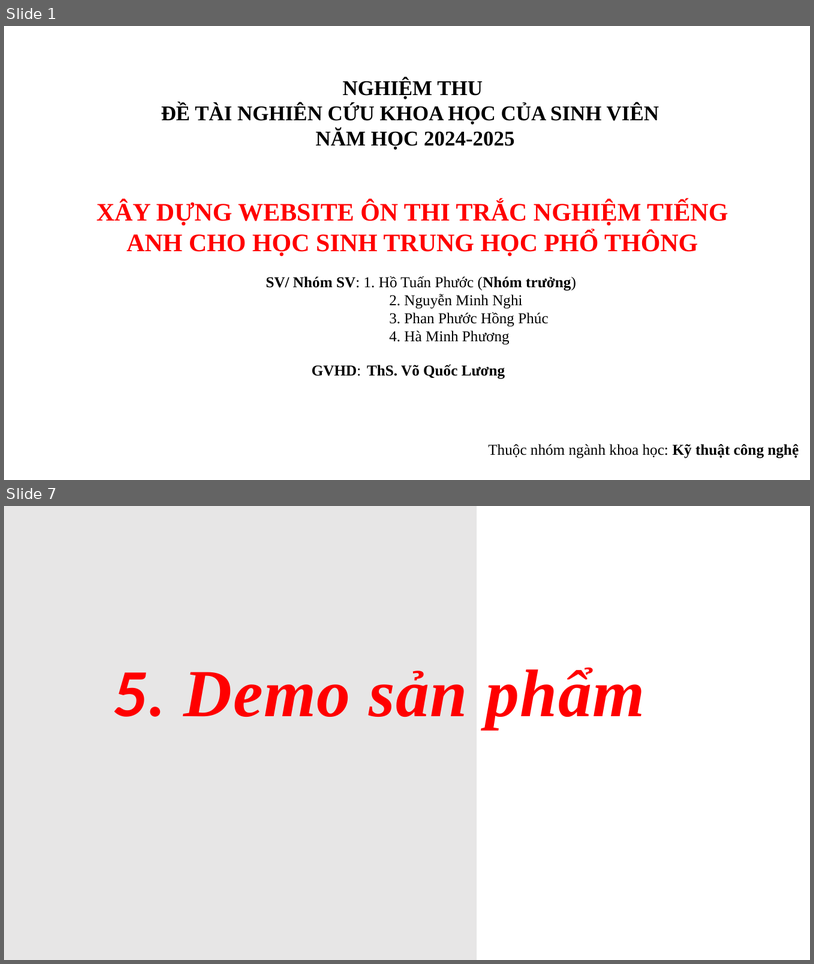
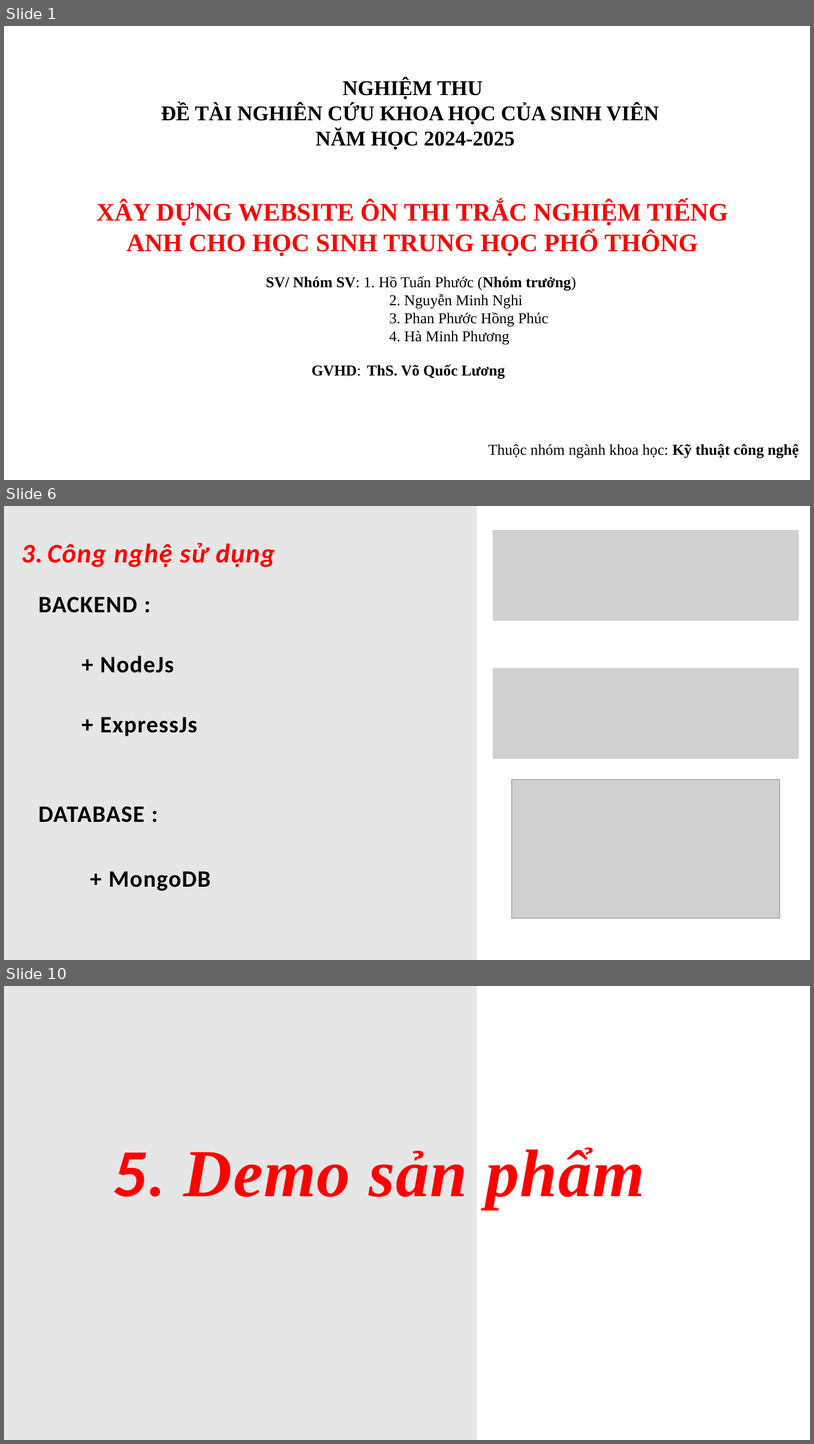
Before and after one commit to minhnghi123/React-WebTracNghiemTiengAnhTHPT, a slide deck: 2.HoTuanPhuoc_ThS.Võ Quốc Lương/2. Hồ Tuấn Phước_ThS.Võ Quốc Lương.pptx. Shown one above the other, each under a label of ours: slides 1 and 7 before the commit, slides 1, 6 and 10 after it; the slides between them are not shown. The pictures are 814x964 and 814x1444 pixels, drawn with LibreOffice and Linux fonts; fonts in the diff are those of the drawing; grey boxes stand for pictures. Boxes give left, top, right and bottom in pixels: in the first picture for what was removed or moved away, otherwise in the second. Text is boxed around its words. In the diff, an @@ line names an element or a change of style, - is before the commit and + after.

```diff
--- a/2.HoTuanPhuoc_ThS.Võ Quốc Lương/2. Hồ Tuấn Phước_ThS.Võ Quốc Lương.pptx
+++ b/2.HoTuanPhuoc_ThS.Võ Quốc Lương/2. Hồ Tuấn Phước_ThS.Võ Quốc Lương.pptx
@@ slide 6 added at [4, 506, 810, 960], background #FFFFFF @@
@@ rectangle added at [4, 506, 477, 960], fill #E7E6E6 @@
@@ picture added at [493, 530, 799, 621] @@
@@ text added at [21, 543, 275, 567], 32 pt, text #FF0000, bold, italic @@
+3. Công nghệ sử dụng
@@ text added at [38, 597, 137, 613], 28 pt, text #000000, bold @@
+BACKEND :
@@ text added at [100, 655, 174, 673], 28 pt, text #000000, bold @@
++ NodeJs
@@ picture added at [493, 668, 799, 759] @@
@@ text added at [100, 717, 197, 736], 28 pt, text #000000, bold @@
++ ExpressJs
@@ picture added at [512, 780, 781, 918] @@
@@ text added at [38, 806, 144, 822], 28 pt, text #000000, bold @@
+DATABASE :
@@ text added at [108, 871, 210, 891], 28 pt, text #000000, bold @@
++ MongoDB
@@ what was slide 7 is now slide 10 @@
```
Also in this commit, not shown: 4 slides changed, 3 other slides added, 1 slide removed.
